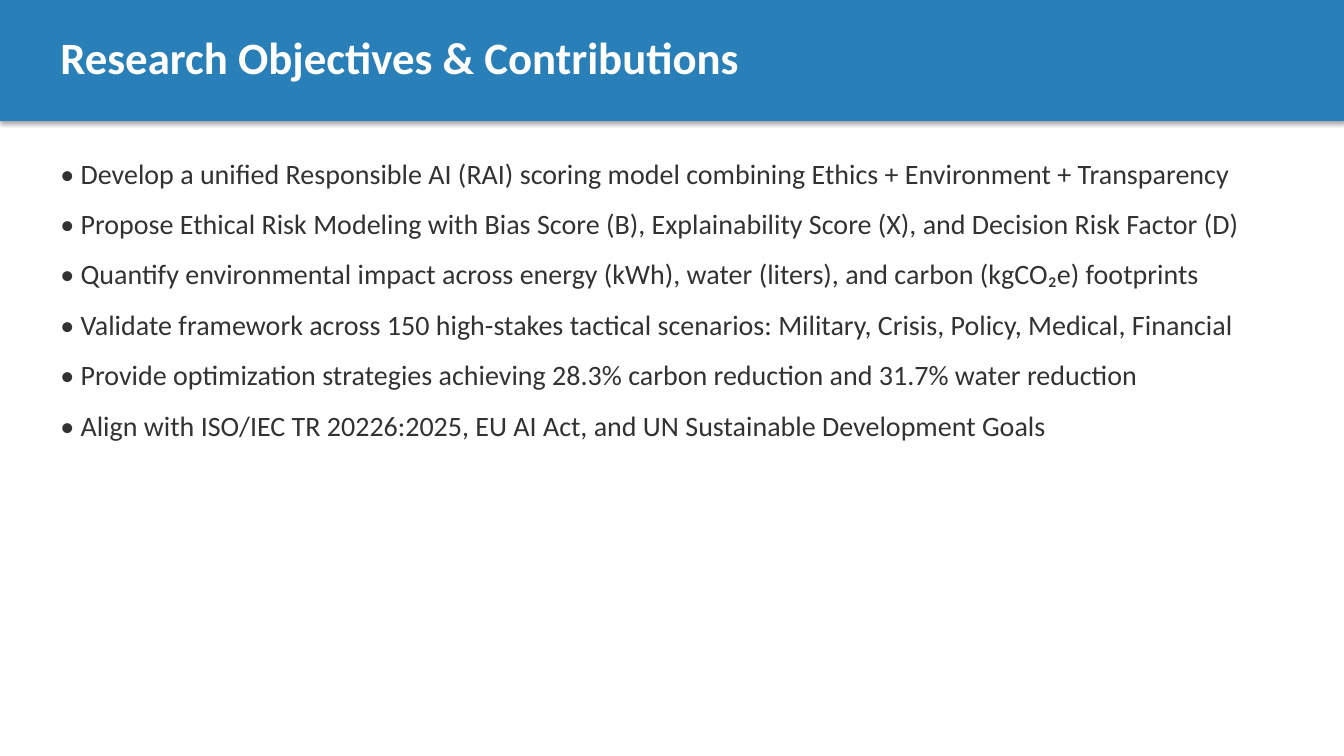
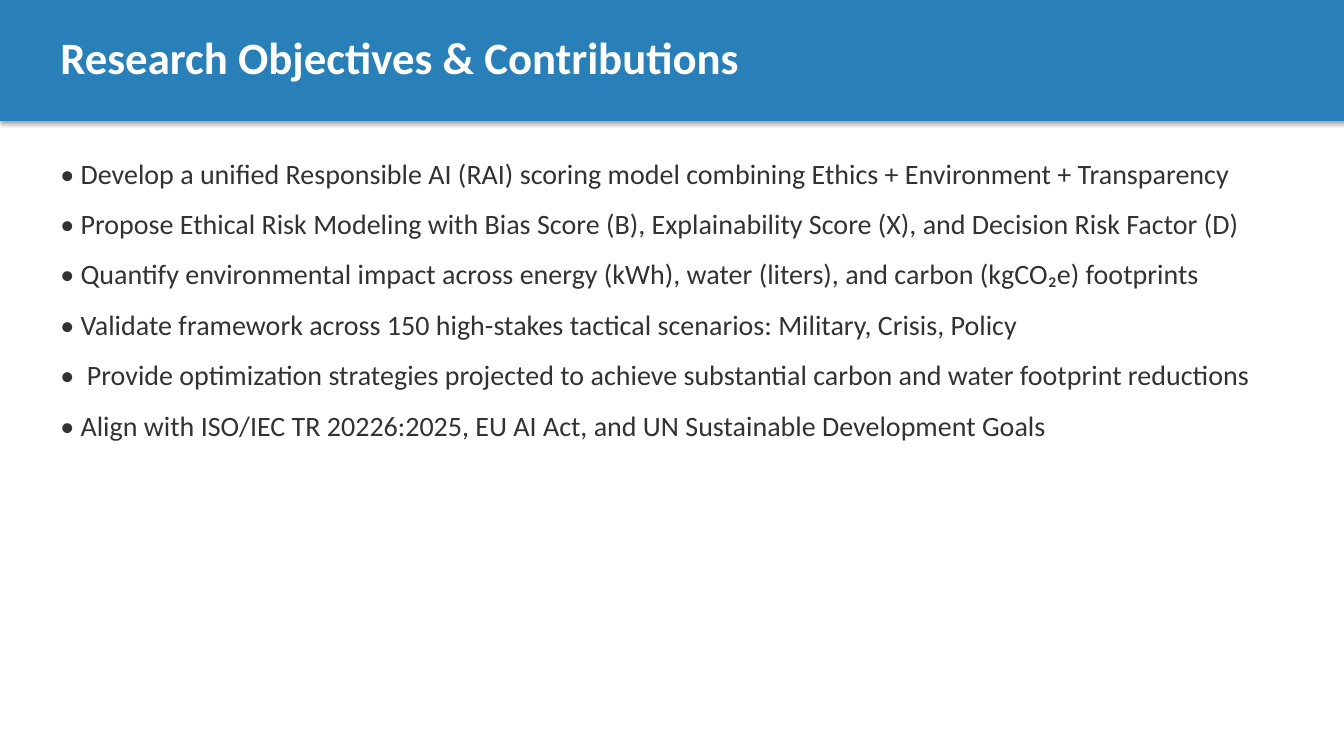
Before and after one commit to GSMS-B/ethical-sustainable-genai-framework, a slide deck: slide 3 of Presentation_Ethical_Sustainable_AI.pptx. Drawn at 1344x756 pixels with LibreOffice and Linux fonts; fonts in the diff are those of the drawing. Boxes give left, top, right and bottom in pixels: in the first picture for what was removed or moved away, otherwise in the second. Text is boxed around its words. In the diff, an @@ line names an element or a change of style, - is before the commit and + after.

```diff
--- a/Presentation_Ethical_Sustainable_AI.pptx
+++ b/Presentation_Ethical_Sustainable_AI.pptx
@@ text at bbox=[81, 315, 1249, 390]: text changed @@
-• Validate framework across 150 high-stakes tactical scenarios: Military, Crisis, Policy, Medical, Financial
-• Provide optimization strategies achieving 28.3% carbon reduction and 31.7% water reduction
+• Validate framework across 150 high-stakes tactical scenarios: Military, Crisis, Policy
+• Provide optimization strategies projected to achieve substantial carbon and water footprint reductions
```
Also in this commit, not shown: 2 other slides changed.
